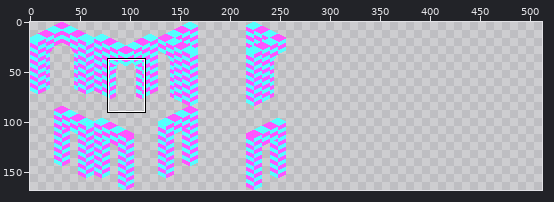
Pixel-art file, stored at data/sprites/door.aseprite. The picture above shows the old version from afar; the outline marks the close-up.
Close-up. Before the commit:
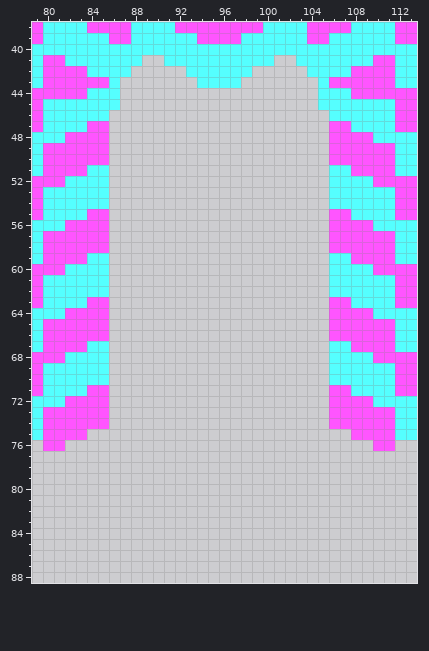
256x168 pixels, 1 frame. Shown: x 79..113, y 38..88. The old version is drawn lined up with the new one, on the new canvas. The commit also changed other parts of the picture, which this record leaves out.
And afterwards:
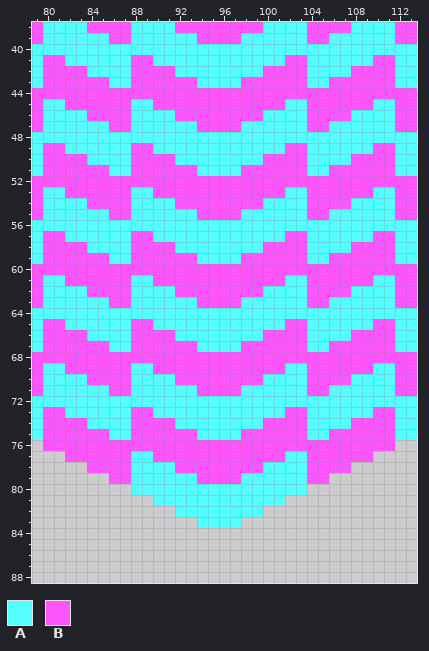
Palette (. is transparent): A #55ffff  B #ff55ff
Difference:
canvas 256x168 -> 512x168
Changed rows in their new state; - is an unchanged pixel.
first column x 82:
41 ------BBA----------ABB------
42 ------BBBBA------ABBBB------
43 -----ABBBBBB----BBBBBBA-----
44 --BBBBBBBBBBBBBBBBBBBBBBBB--
45 BBBBBBAABBBBBBBBBBBBAABBBBBB
46 --BBBBAAAABBBBBBBBAAAABBBB--
47 --AABBAAAAAABBBBAAAAAABBAA--
48 AAAAAAAAAAAAAAAAAAAAAAAAAAAA
49 AAAAAABBAAAAAAAAAAAABBAAAAAA
50 --AAAABBBBAAAAAAAABBBBAAAA--
51 --BBAABBBBBBAAAABBBBBBAABB--
52 BBBBBBBBBBBBBBBBBBBBBBBBBBBB
53 BBBBBBAABBBBBBBBBBBBAABBBBBB
54 --BBBBAAAABBBBBBBBAAAABBBB--
55 --AABBAAAAAABBBBAAAAAABBAA--
56 AAAAAAAAAAAAAAAAAAAAAAAAAAAA
57 AAAAAABBAAAAAAAAAAAABBAAAAAA
58 --AAAABBBBAAAAAAAABBBBAAAA--
59 --BBAABBBBBBAAAABBBBBBAABB--
60 BBBBBBBBBBBBBBBBBBBBBBBBBBBB
61 BBBBBBAABBBBBBBBBBBBAABBBBBB
62 --BBBBAAAABBBBBBBBAAAABBBB--
63 --AABBAAAAAABBBBAAAAAABBAA--
64 AAAAAAAAAAAAAAAAAAAAAAAAAAAA
65 AAAAAABBAAAAAAAAAAAABBAAAAAA
66 --AAAABBBBAAAAAAAABBBBAAAA--
67 --BBAABBBBBBAAAABBBBBBAABB--
68 BBBBBBBBBBBBBBBBBBBBBBBBBBBB
69 BBBBBBAABBBBBBBBBBBBAABBBBBB
70 --BBBBAAAABBBBBBBBAAAABBBB--
71 --AABBAAAAAABBBBAAAAAABBAA--
72 AAAAAAAAAAAAAAAAAAAAAAAAAAAA
73 AAAAAABBAAAAAAAAAAAABBAAAAAA
74 --AAAABBBBAAAAAAAABBBBAAAA--
75 --BBAABBBBBBAAAABBBBBBAABB--
76 BBBBBBBBBBBBBBBBBBBBBBBBBBBB
77 BBBBBBAABBBBBBBBBBBBAABBBBBB
78 --BBBBAAAABBBBBBBBAAAABBBB--
79 ----BBAAAAAABBBBAAAAAABB----
80 ------AAAAAAAAAAAAAAAA------
81 --------AAAAAAAAAAAA--------
82 ----------AAAAAAAA----------
83 ------------AAAA------------
